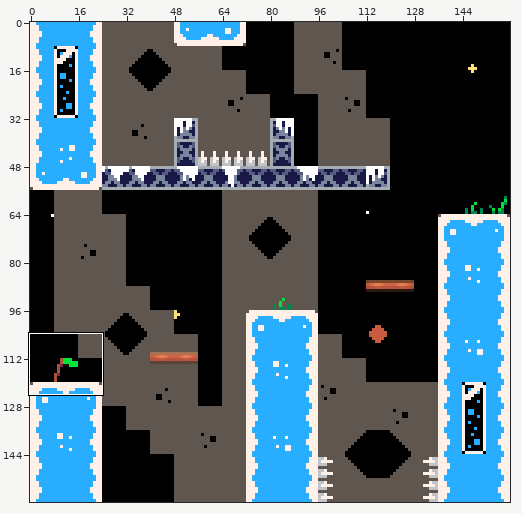
Sprite sheet -- assets/maps/level 2.png. Above, an overview of the earlier version with the close-up marked.
Close-up. Old version:
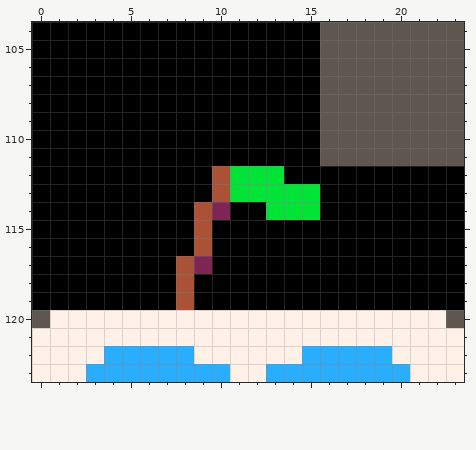
The file is 160x160 pixels. Colours within 5 levels of each other are drawn and written as one. Shown: x 0..23, y 104..123. The commit also changed other parts of the picture, which this record leaves out.
Now the later version:
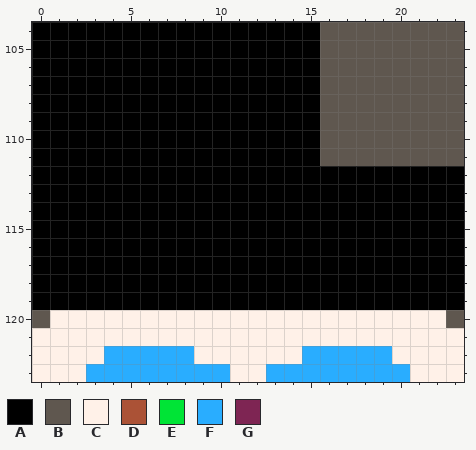
Palette (. is transparent): A #000000  B #5f574f  C #fff1e8  D #ab5236  E #00e436  F #29adff  G #7e2553
Edits made:
{"y":112,"x":10,"old":"DEEE","new":"AAAA"}
{"y":113,"x":10,"old":"DEEEEE","new":"AAAAAA"}
{"y":114,"x":9,"old":"DG","new":"AA"}
{"y":114,"x":13,"old":"EEE","new":"AAA"}
{"y":115,"x":9,"old":"D","new":"A"}
{"y":116,"x":9,"old":"D","new":"A"}
{"y":117,"x":8,"old":"DG","new":"AA"}
{"y":118,"x":8,"old":"D","new":"A"}
{"y":119,"x":8,"old":"D","new":"A"}
{"label":"changed","picture_box":[176,166,320,310]}
